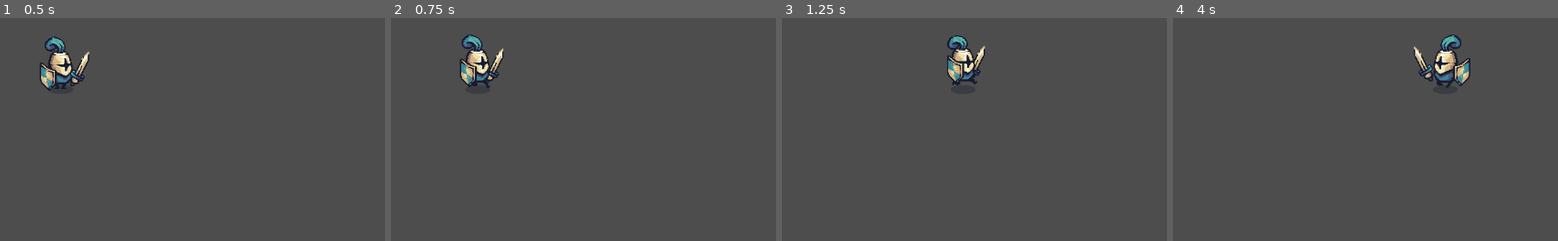
Above: before the commit, frames 1-4 (left to right).
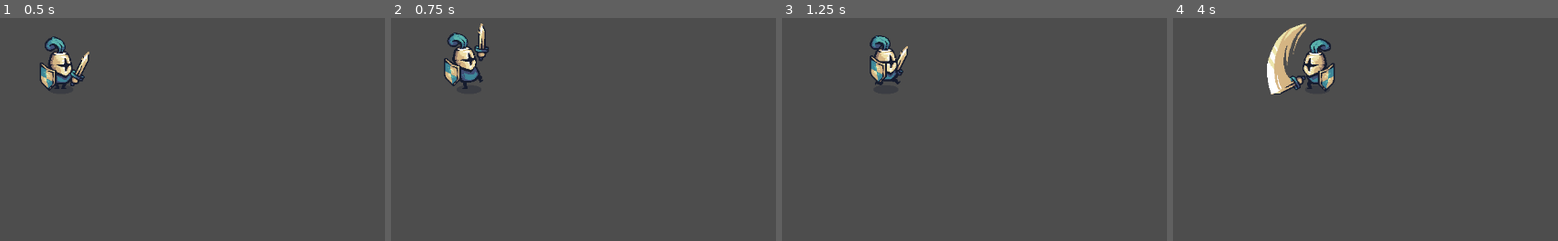
Above: after the commit, the same moments.

Repository: Ruteski/tiny-swords
Game: Godot game, scene res://test_scenes/test_player.tscn
Two runs of this game, one before a commit and one after it. Both use one fixed random seed, a clock stepped at 60 frames per second and the inputs below. The project has no main scene, so this scene is started directly.
Inputs (mouse positions are in pixels of both pictures, inside the frame that each line leads up to):
- Up to frame 1 (0.5 s): no input
- Up to frame 2 (0.75 s): move the mouse to (outside the picture) at 0.52 s; hold D (move_right) from 0.53 s (still down); click (outside the picture) at 0.6 s
- Up to frame 3 (1.25 s): keep holding D (move_right)
- Up to frame 4 (4 s): move the mouse to (1315, 162) at 1.27 s; release D (move_right) at 1.28 s; hold Down (move_down) 1.28-2.03 s; click (1315, 162) at 1.35 s; move the mouse to (1534, 53) at 2.02 s; hold D (move_right) 2.03-2.78 s; click (1534, 53) at 2.1 s; move the mouse to (1427, 225) at 2.77 s; hold Up (move_up) 2.78-3.53 s; click (1427, 225) at 2.85 s; move the mouse to (outside the picture) at 3.52 s; hold Left (move_left) from 3.53 s (still down); click (outside the picture) at 3.6 s

Frame 1 is identical in both runs. In frame 2, 2.5% of the frame differs, in the area x 13-30%, y 2-32%; in frame 3, 2.8%; in frame 4, 4.8%, in the area x 24-78%, y 2-35%.

Commit message:
programado o ataque do player

Diff:
--- a/player/player.gd
+++ b/player/player.gd
@@ -3,10 +3,13 @@
 @onready var animation_player: AnimationPlayer = $AnimationPlayer
 @onready var sprite: Sprite2D = $Sprite2D
 
-@export var is_running: bool = false
 @export var speed: int = 3 # ou coloco 3 e multiplico la embaixo por 100?
 @export var speed_factor: float = 100.0
 @export_range(0,1) var lerp_factor: float = 0.2
+
+var is_running: bool = false
+var is_attacking: bool = false
+var attack_cooldown: float = 0.0
 
 # update da unity
 #func _process(delta: float) -> void:
@@ -18,9 +21,22 @@
 			#animation_player.play("run")
 			#is_running = true
 
+# TODO: adicionar ataques pra cima pra baixo direita e esquerda
+
+func _process(delta: float) -> void:
+	if is_attacking:
+		attack_cooldown -= delta
+		if attack_cooldown <= 0.0:
+			is_attacking = false
+			is_running = false
+			animation_player.play("idle")
+
 # fixed_update da unity
 func _physics_process(delta: float) -> void:
 	move()
+
+	if Input.is_action_just_pressed("attack"):
+		attack()
 
 
 func move() -> void:
@@ -34,6 +50,9 @@
 		input_vector.y = 0.0
 
 	var target_velocity = input_vector * speed * speed_factor
+	if is_attacking:
+		target_velocity *= .25
+
 	velocity = lerp(velocity, target_velocity, lerp_factor)
 	move_and_slide()
 	invert_side(input_vector)
@@ -44,11 +63,12 @@
 	var was_running: bool = is_running
 	is_running = not input_vector.is_zero_approx()
 
-	if was_running != is_running:
-		if is_running:
-			animation_player.play("run")
-		else:
-			animation_player.play("idle")
+	if not is_attacking:
+		if was_running != is_running:
+			if is_running:
+				animation_player.play("run")
+			else:
+				animation_player.play("idle")
 
 
 func invert_side(input_vector: Vector2) -> void:
@@ -56,3 +76,12 @@
 		sprite.flip_h = false
 	elif input_vector.x < 0:
 		sprite.flip_h = true
+
+
+func attack() -> void:
+	if is_attacking:
+		return
+
+	animation_player.play("attack_side_right_down")
+	attack_cooldown = 0.6
+	is_attacking = true
--- a/player/player.tscn
+++ b/player/player.tscn
@@ -56,9 +56,112 @@
 "values": [Vector2i(0, 1), Vector2i(1, 1), Vector2i(2, 1), Vector2i(3, 1), Vector2i(4, 1), Vector2i(5, 1)]
 }
 
+[sub_resource type="Animation" id="Animation_ue3rs"]
+resource_name = "attack_side_right_down"
+length = 0.6
+loop_mode = 1
+tracks/0/type = "value"
+tracks/0/imported = false
+tracks/0/enabled = true
+tracks/0/path = NodePath("Sprite2D:frame_coords")
+tracks/0/interp = 1
+tracks/0/loop_wrap = true
+tracks/0/keys = {
+"times": PackedFloat32Array(0, 0.1, 0.2, 0.3, 0.4, 0.5),
+"transitions": PackedFloat32Array(1, 1, 1, 1, 1, 1),
+"update": 1,
+"values": [Vector2i(0, 2), Vector2i(1, 2), Vector2i(2, 2), Vector2i(3, 2), Vector2i(4, 2), Vector2i(5, 2)]
+}
+
+[sub_resource type="Animation" id="Animation_0ppj1"]
+resource_name = "attack_side_right_up"
+length = 0.6
+tracks/0/type = "value"
+tracks/0/imported = false
+tracks/0/enabled = true
+tracks/0/path = NodePath("Sprite2D:frame_coords")
+tracks/0/interp = 1
+tracks/0/loop_wrap = true
+tracks/0/keys = {
+"times": PackedFloat32Array(0, 0.1, 0.2, 0.3, 0.4, 0.5),
+"transitions": PackedFloat32Array(1, 1, 1, 1, 1, 1),
+"update": 1,
+"values": [Vector2i(0, 3), Vector2i(1, 3), Vector2i(2, 3), Vector2i(3, 3), Vector2i(4, 3), Vector2i(5, 3)]
+}
+
+[sub_resource type="Animation" id="Animation_d6e1t"]
+resource_name = "attack_side_down_left"
+length = 0.6
+tracks/0/type = "value"
+tracks/0/imported = false
+tracks/0/enabled = true
+tracks/0/path = NodePath("Sprite2D:frame_coords")
+tracks/0/interp = 1
+tracks/0/loop_wrap = true
+tracks/0/keys = {
+"times": PackedFloat32Array(0, 0.1, 0.2, 0.3, 0.4, 0.5),
+"transitions": PackedFloat32Array(1, 1, 1, 1, 1, 1),
+"update": 1,
+"values": [Vector2i(0, 4), Vector2i(1, 4), Vector2i(2, 4), Vector2i(3, 4), Vector2i(4, 4), Vector2i(5, 4)]
+}
+
+[sub_resource type="Animation" id="Animation_qxm7u"]
+resource_name = "attack_side_down_right"
+length = 0.6
+tracks/0/type = "value"
+tracks/0/imported = false
+tracks/0/enabled = true
+tracks/0/path = NodePath("Sprite2D:frame_coords")
+tracks/0/interp = 1
+tracks/0/loop_wrap = true
+tracks/0/keys = {
+"times": PackedFloat32Array(0, 0.1, 0.2, 0.3, 0.4, 0.5),
+"transitions": PackedFloat32Array(1, 1, 1, 1, 1, 1),
+"update": 1,
+"values": [Vector2i(0, 5), Vector2i(1, 5), Vector2i(2, 5), Vector2i(3, 5), Vector2i(4, 5), Vector2i(5, 5)]
+}
+
+[sub_resource type="Animation" id="Animation_7grt5"]
+resource_name = "attack_side_up_right"
+length = 0.6
+tracks/0/type = "value"
+tracks/0/imported = false
+tracks/0/enabled = true
+tracks/0/path = NodePath("Sprite2D:frame_coords")
+tracks/0/interp = 1
+tracks/0/loop_wrap = true
+tracks/0/keys = {
+"times": PackedFloat32Array(0, 0.1, 0.2, 0.3, 0.4, 0.5),
+"transitions": PackedFloat32Array(1, 1, 1, 1, 1, 1),
+"update": 1,
+"values": [Vector2i(0, 6), Vector2i(1, 6), Vector2i(2, 6), Vector2i(3, 6), Vector2i(4, 6), Vector2i(5, 6)]
+}
+
+[sub_resource type="Animation" id="Animation_uqhmq"]
+resource_name = "attack_side_up_left"
+length = 0.6
+tracks/0/type = "value"
+tracks/0/imported = false
+tracks/0/enabled = true
+tracks/0/path = NodePath("Sprite2D:frame_coords")
+tracks/0/interp = 1
+tracks/0/loop_wrap = true
+tracks/0/keys = {
+"times": PackedFloat32Array(0, 0.1, 0.2, 0.3, 0.4, 0.5),
+"transitions": PackedFloat32Array(1, 1, 1, 1, 1, 1),
+"update": 1,
+"values": [Vector2i(0, 7), Vector2i(1, 7), Vector2i(2, 7), Vector2i(3, 7), Vector2i(4, 7), Vector2i(5, 7)]
+}
+
 [sub_resource type="AnimationLibrary" id="AnimationLibrary_xoxkg"]
 _data = {
 "RESET": SubResource("Animation_mxg0q"),
+"attack_side_down_left": SubResource("Animation_d6e1t"),
+"attack_side_down_right": SubResource("Animation_qxm7u"),
+"attack_side_right_down": SubResource("Animation_ue3rs"),
+"attack_side_right_up": SubResource("Animation_0ppj1"),
+"attack_side_up_left": SubResource("Animation_uqhmq"),
+"attack_side_up_right": SubResource("Animation_7grt5"),
 "idle": SubResource("Animation_74s3t"),
 "run": SubResource("Animation_5jheg")
 }
--- a/project.godot
+++ b/project.godot
@@ -48,6 +48,13 @@
 , Object(InputEventJoypadButton,"resource_local_to_scene":false,"resource_name":"","device":-1,"button_index":12,"pressure":0.0,"pressed":true,"script":null)
 ]
 }
+attack={
+"deadzone": 0.5,
+"events": [Object(InputEventMouseButton,"resource_local_to_scene":false,"resource_name":"","device":-1,"window_id":0,"alt_pressed":false,"shift_pressed":false,"ctrl_pressed":false,"meta_pressed":false,"button_mask":1,"position":Vector2(148, 14),"global_position":Vector2(152, 55),"factor":1.0,"button_index":1,"canceled":false,"pressed":true,"double_click":false,"script":null)
+, Object(InputEventKey,"resource_local_to_scene":false,"resource_name":"","device":-1,"window_id":0,"alt_pressed":false,"shift_pressed":false,"ctrl_pressed":false,"meta_pressed":false,"pressed":false,"keycode":0,"physical_keycode":32,"key_label":0,"unicode":32,"echo":false,"script":null)
+, Object(InputEventJoypadButton,"resource_local_to_scene":false,"resource_name":"","device":-1,"button_index":0,"pressure":0.0,"pressed":true,"script":null)
+]
+}
 
 [rendering]
 
Not shown: 1 places in player/player.tscn that only renumber resources
